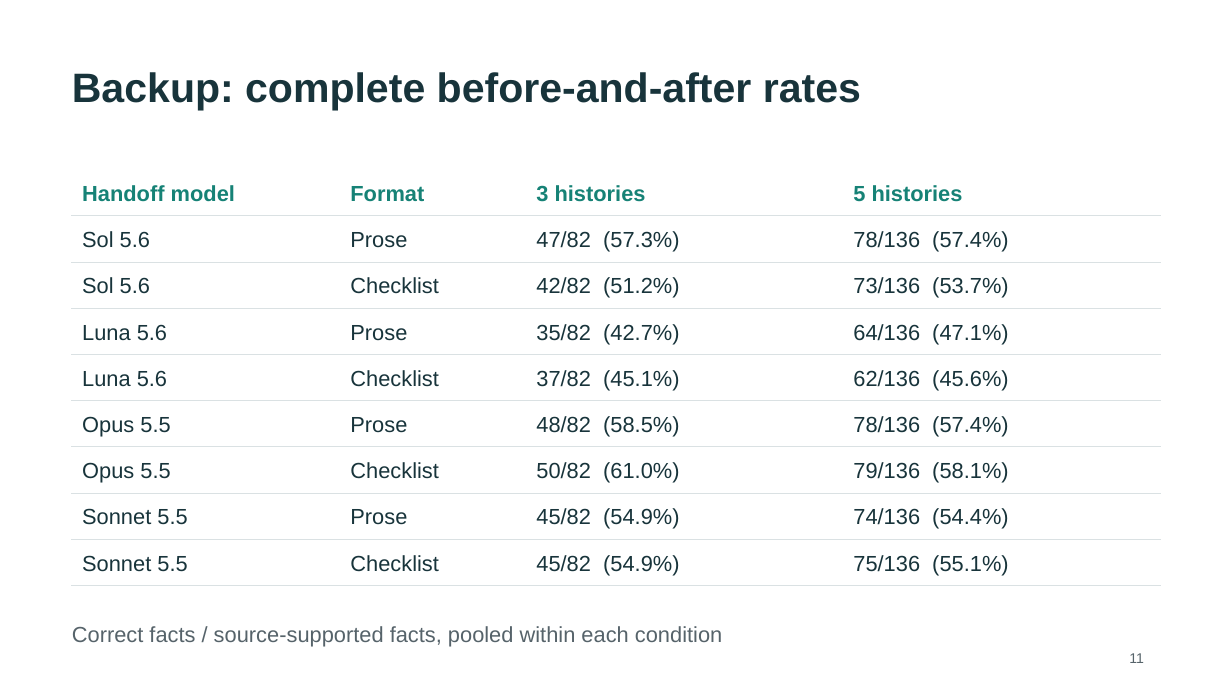
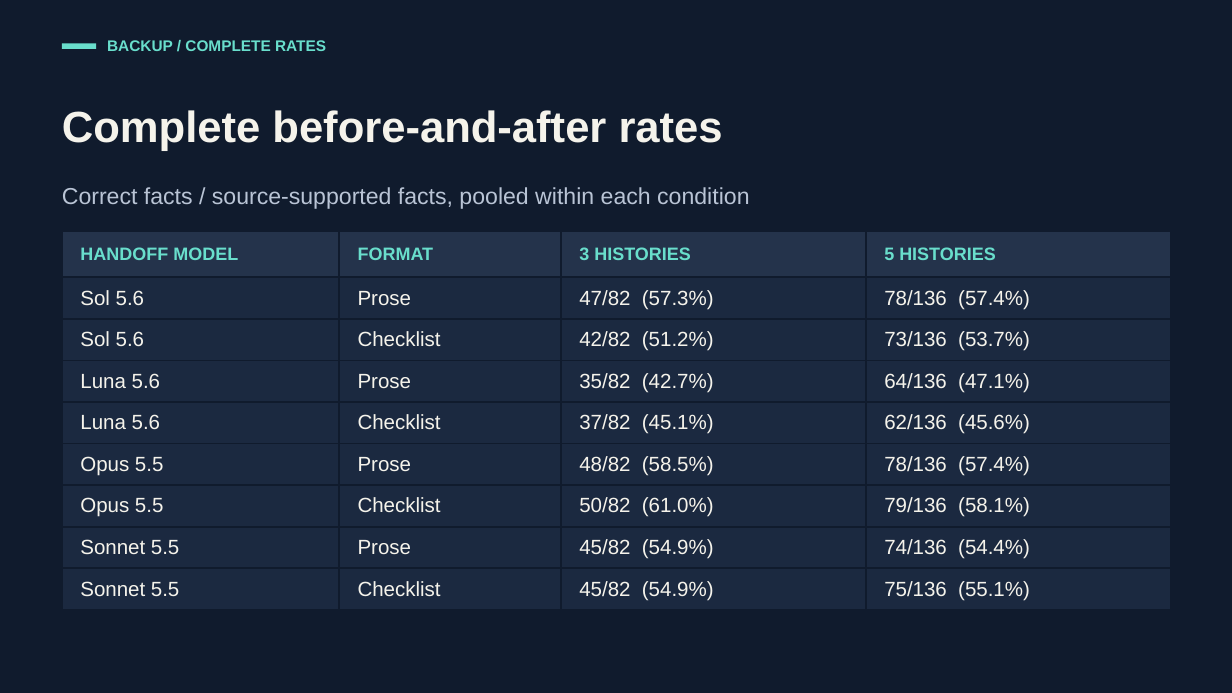
Before and after one commit to CS3227-2610-MP3-Deskmate/CS3227-2610-MP3, a slide deck: slide 11 of experiments/agent-handoff-2026-10-19/Agent_Handoff_Results.pptx. Drawn at 1232x693 pixels with LibreOffice and Linux fonts; fonts in the diff are those of the drawing. Boxes give left, top, right and bottom in pixels: in the first picture for what was removed or moved away, otherwise in the second. Text is boxed around its words. In the diff, an @@ line names an element or a change of style, - is before the commit and + after.

Commit message:
docs: Restyle the agent handoff slides

```diff
--- a/experiments/agent-handoff-2026-10-19/Agent_Handoff_Results.pptx
+++ b/experiments/agent-handoff-2026-10-19/Agent_Handoff_Results.pptx
@@ background #FFFFFF to #101B2D @@
@@ rectangle added at (62, 43, 96, 49), fill #69DECC @@
@@ text added at (107, 40, 326, 51), 12 pt, text #69DECC, bold @@
+BACKUP / COMPLETE RATES
@@ text "Complete before-and-after rates" at (62, 110, 723, 151): vertical alignment top to middle @@
@@ text at (62, 110, 723, 151): text changed; size 32 to 34 pt; text colour #18343B to #F5F3EB @@
-Backup: complete before-and-after rates
+Complete before-and-after rates
@@ text "Correct facts / source-supported facts, ...": place and size @@
-text "Correct facts / source-supported facts, ..." at (72, 626, 722, 647)
+text "Correct facts / source-supported facts, ..." at (62, 187, 749, 209)
@@ text "Correct facts / source-supported facts, ..." at (62, 187, 749, 209): size 17 to 18 pt, text colour #56636A to #B9C4D5; line spacing 1.15 to 1 @@
@@ table at (62, 231, 1171, 610) @@
-row 1: Handoff model | Format | 3 histories | 5 histories
+row 1: HANDOFF MODEL | FORMAT | 3 HISTORIES | 5 HISTORIES
@@ fill #FFFFFF to #24334B in row 1 @@
@@ fill #FFFFFF to #1B2940 in 32 cells @@
@@ size 17 to 16 pt, text colour #18343B to #F5F3EB in "Sol 5.6", "Prose", "47/82 (57.3%)", "78/136 (57.4%)" and 28 more places @@
@@ borders changed @@
@@ table: place and size @@
-table at (72, 169, 1160, 585)
+table at (62, 231, 1171, 610)
@@ text removed at (1129, 653, 1144, 663) @@
-11
```
Also in this commit, not shown: 11 other slides changed, 1 other file.
